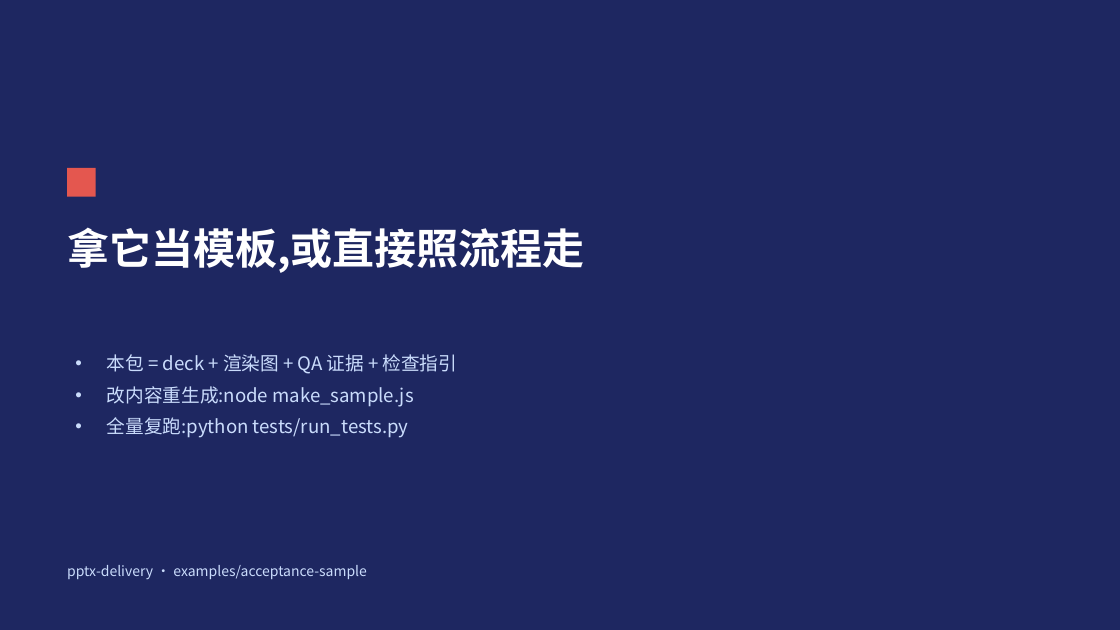
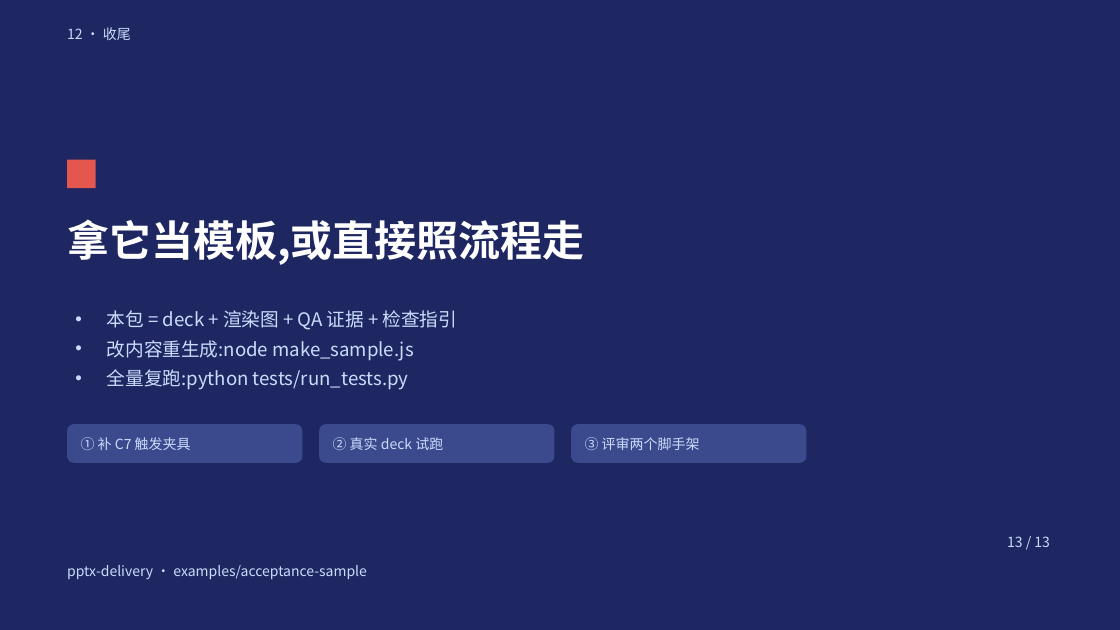
Before and after one commit to Tlaven/skill-repo, a slide deck: slide 13 of pptx-delivery/examples/acceptance-sample/deck.pptx (slide 15 before the commit). Drawn at 1120x630 pixels with LibreOffice and Linux fonts; fonts in the diff are those of the drawing. Boxes give left, top, right and bottom in pixels: in the first picture for what was removed or moved away, otherwise in the second. Text is boxed around its words. In the diff, an @@ line names an element or a change of style, - is before the commit and + after.

Commit message:
feat(pptx-delivery): 按作者语境重做示例——单页信息密度(13 页,每页 ≥3 模块)
- 纠正"丰富"的理解(脚手架 v0.1):丰富 = 单页组件密度 × 信息具体度(信息图 / 咨询 exhibit),
  不是"每页一个极简原型";新增通例 13、修订底层观察 5,标注作者二次指正为触发
- 示例重做:13 页,每页 ≥3 模块 —— 章节栏 + 页码 + 锚线之外,页内叠数字带 / 阈值来源栏 /
  图例 / 5 行命令表 / 标签层 / 6 个 KPI 瓦片 / VS 徽章 / 证据条 / 用法表 / 行动 chip;
  新增环形图(sharp 生成)与点阵纹理;数字随实际断言值更新(291 处对比度)
- validate PASSED;两层断言 0/0(13 页,C5 checked=291);CHECK.md 重写(模块组成表 + 13 页口径)
- 清理:柱图页已被环形图替代,移除孤儿资源 assets/chart-bars.png 与生成代码

```diff
--- a/pptx-delivery/examples/acceptance-sample/deck.pptx
+++ b/pptx-delivery/examples/acceptance-sample/deck.pptx
@@ text added at [67, 27, 131, 40], 12 pt, text #CADCFC @@
+12 · 收尾
@@ rectangle: place and size @@
-rectangle at [67, 168, 96, 197]
+rectangle at [67, 160, 96, 188]
@@ text "拿它当模板,或直接照流程走": place and size @@
-text "拿它当模板,或直接照流程走" at [67, 227, 585, 273]
+text "拿它当模板,或直接照流程走" at [67, 219, 585, 265]
@@ text "本包 = deck + 渲染图 ...": place and size @@
-text "本包 = deck + 渲染图 ..." at [107, 354, 457, 438]
+text "本包 = deck + 渲染图 ..." at [107, 310, 457, 390]
@@ text "本包 = deck + 渲染图 ..." at [107, 310, 457, 390]: less space between paragraphs @@
@@ rounded rectangle added at [67, 424, 302, 463], fill #3A4A8C @@
@@ text added at [81, 437, 191, 450], 12 pt, text #CADCFC @@
+① 补 C7 触发夹具
@@ rounded rectangle added at [319, 424, 555, 463], fill #3A4A8C @@
@@ text added at [333, 437, 443, 450], 12 pt, text #CADCFC @@
+② 真实 deck 试跑
@@ rounded rectangle added at [571, 424, 807, 463], fill #3A4A8C @@
@@ text added at [585, 437, 700, 450], 12 pt, text #CADCFC @@
+③ 评审两个脚手架
@@ text added at [1007, 536, 1050, 547], 12 pt, text #CADCFC @@
+13 / 13
```
Also in this commit, not shown: 11 other slides changed, 1 slide added, 3 slides removed, 23 other files.
